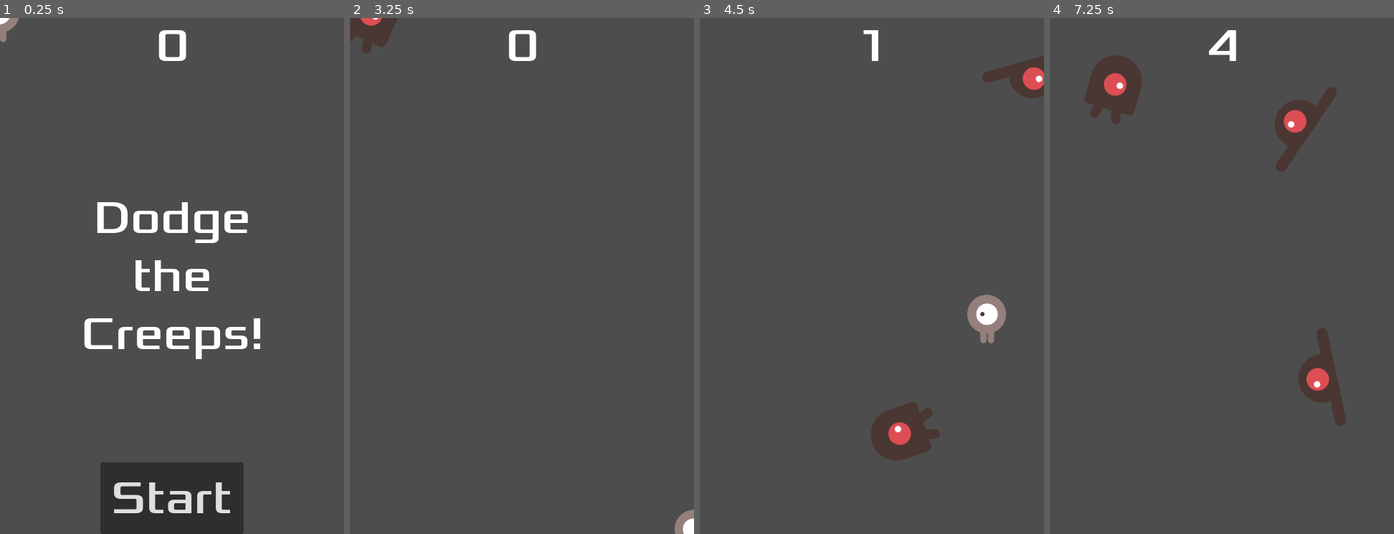
Above: before the commit, frames 1-4 (left to right).
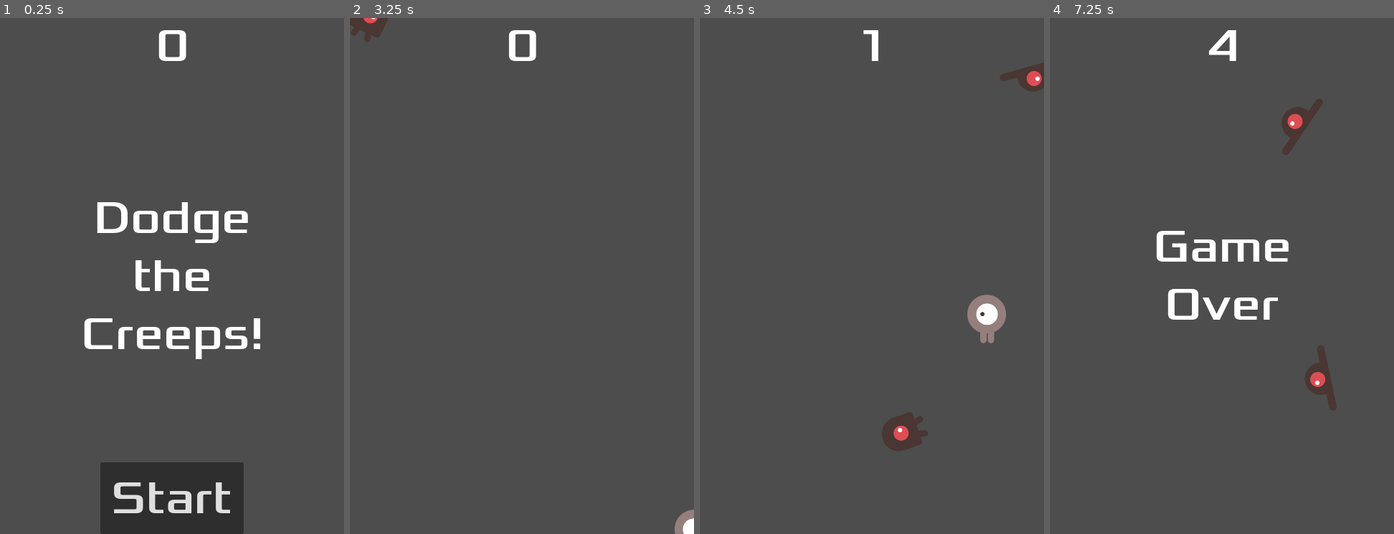
Above: after the commit, the same moments.

Repository: ThomasAstete/juego-2d-godot
Game: Godot game, scene res://Scenes/main.tscn
The game is run twice, just before and just after one commit, with the same random seed, the same clock (stepped at 60 frames per second) and the same inputs.
Inputs:
- Up to frame 1 (0.25 s): no input
- Up to frame 2 (3.25 s): click "Start" at 0.5 s; tap Enter at 1.25 s; hold Right (move_right) 1.28-2.03 s; hold Down (move_down) 2.03-2.78 s; hold Right (move_right) from 2.78 s (still down)
- Up to frame 3 (4.5 s): release Right (move_right) at 3.53 s; hold Up (move_up) 3.53-4.28 s; hold Left (move_left) from 4.28 s (still down)
- Up to frame 4 (7.25 s): release Left (move_left) at 5.78 s; hold Down (move_down) 5.78-6.53 s; hold Right (move_right) from 6.53 s (still down)

The runs differ from the first frame. In frame 1, 0.1% of the frame differs, in the area x 0-6%, y 0-5%; in frame 2, 0.3%; in frame 3, 1.5%; in frame 4, 4.9%, in the area x 10-87%, y 7-80%.

Commit message:
Refactor scene and script naming; add audio features
Standardized naming conventions for scenes and scripts (e.g., HUD, Mob, Player, Main). Added background music and death sound effects to main scene, with logic to play/stop them on game start and game over. Adjusted mob collision shape and sprite scale for better gameplay balance. Fixed player node to hide on ready.

Diff:
--- a/Scenes/HUD.tscn
+++ b/Scenes/HUD.tscn
@@ -1,9 +1,9 @@
 [gd_scene load_steps=3 format=3 uid="uid://c7n5wxgquude4"]
 
-[ext_resource type="Script" uid="uid://8ftso3iaufs6" path="res://Scripts/hud.gd" id="1_jo1ms"]
+[ext_resource type="Script" uid="uid://8ftso3iaufs6" path="res://Scripts/HUD.gd" id="1_jo1ms"]
 [ext_resource type="FontFile" uid="uid://cgi34nejbmrrf" path="res://ui/Xolonium-Regular.ttf" id="2_psnte"]
 
-[node name="Hud" type="CanvasLayer"]
+[node name="HUD" type="CanvasLayer"]
 script = ExtResource("1_jo1ms")
 
 [node name="ScoreLabel" type="Label" parent="."]
--- a/Scenes/Mob.tscn
+++ b/Scenes/Mob.tscn
@@ -1,6 +1,6 @@
 [gd_scene load_steps=11 format=3 uid="uid://dnwoluj15p8c0"]
 
-[ext_resource type="Script" uid="uid://jkkp2n4k4wrb" path="res://Scripts/mob.gd" id="1_spujv"]
+[ext_resource type="Script" uid="uid://jkkp2n4k4wrb" path="res://Scripts/Mob.gd" id="1_spujv"]
 [ext_resource type="Texture2D" uid="uid://scgid3jyvcqj" path="res://Assets/sprites/enemyFlyingAlt_1.png" id="1_u40of"]
 [ext_resource type="Texture2D" uid="uid://7mv717b8tp08" path="res://Assets/sprites/enemyFlyingAlt_2.png" id="2_spujv"]
 [ext_resource type="Texture2D" uid="uid://cfhk32fishv8n" path="res://Assets/sprites/enemySwimming_1.png" id="3_8ivhl"]
@@ -47,8 +47,8 @@
 }]
 
 [sub_resource type="CapsuleShape2D" id="CapsuleShape2D_spujv"]
-radius = 36.0
-height = 90.0
+radius = 20.0
+height = 40.0
 
 [node name="mob" type="RigidBody2D" groups=["mobs"]]
 collision_mask = 0
@@ -58,7 +58,7 @@
 metadata/_edit_group_ = true
 
 [node name="AnimatedSprite2D" type="AnimatedSprite2D" parent="."]
-scale = Vector2(0.75, 0.75)
+scale = Vector2(0.5, 0.5)
 sprite_frames = SubResource("SpriteFrames_shaxa")
 animation = &"Walk"
 frame_progress = 0.9504817
--- a/Scenes/main.tscn
+++ b/Scenes/main.tscn
@@ -1,9 +1,11 @@
-[gd_scene load_steps=6 format=3 uid="uid://djq06upuhtv7g"]
+[gd_scene load_steps=8 format=3 uid="uid://djq06upuhtv7g"]
 
-[ext_resource type="Script" uid="uid://6pylh0bd335j" path="res://Scripts/main.gd" id="1_kln2b"]
-[ext_resource type="PackedScene" uid="uid://b1usfh6ararlb" path="res://Scenes/Player.tscn" id="1_r150o"]
-[ext_resource type="PackedScene" uid="uid://dnwoluj15p8c0" path="res://Scenes/Mob.tscn" id="2_rgh2o"]
-[ext_resource type="PackedScene" uid="uid://c7n5wxgquude4" path="res://Scenes/HUD.tscn" id="4_rgh2o"]
+[ext_resource type="Script" uid="uid://6pylh0bd335j" path="res://Scripts/Main.gd" id="1_rgh2o"]
+[ext_resource type="PackedScene" uid="uid://dnwoluj15p8c0" path="res://Scenes/Mob.tscn" id="2_pbw6q"]
+[ext_resource type="PackedScene" uid="uid://b1usfh6ararlb" path="res://Scenes/Player.tscn" id="3_v1gob"]
+[ext_resource type="PackedScene" uid="uid://c7n5wxgquude4" path="res://Scenes/HUD.tscn" id="4_jw32o"]
+[ext_resource type="AudioStream" uid="uid://l5tdwh1rqtfq" path="res://Assets/Music/House In a Forest Loop.ogg" id="5_v1gob"]
+[ext_resource type="AudioStream" uid="uid://toxyvs4xmui5" path="res://Assets/sfx/gameover.wav" id="6_jw32o"]
 
 [sub_resource type="Curve2D" id="Curve2D_idj7w"]
 _data = {
@@ -12,8 +14,8 @@
 point_count = 4
 
 [node name="Main" type="Node"]
-script = ExtResource("1_kln2b")
-mob_scene = ExtResource("2_rgh2o")
+script = ExtResource("1_rgh2o")
+mob_scene = ExtResource("2_pbw6q")
 
 [node name="MobTimer" type="Timer" parent="."]
 wait_time = 0.5
@@ -33,12 +35,20 @@
 [node name="MobSpawnLocation" type="PathFollow2D" parent="MobPath"]
 position = Vector2(0, -1)
 
-[node name="Player" parent="." instance=ExtResource("1_r150o")]
+[node name="Player" parent="." instance=ExtResource("3_v1gob")]
 disable_mode = 2
 
-[node name="HUD" parent="." instance=ExtResource("4_rgh2o")]
+[node name="HUD" parent="." instance=ExtResource("4_jw32o")]
+
+[node name="Music" type="AudioStreamPlayer2D" parent="."]
+stream = ExtResource("5_v1gob")
+parameters/looping = true
+
+[node name="DeathSound" type="AudioStreamPlayer2D" parent="."]
+stream = ExtResource("6_jw32o")
 
 [connection signal="timeout" from="MobTimer" to="." method="_on_mob_timer_timeout"]
 [connection signal="timeout" from="ScoreTimer" to="." method="_on_score_timer_timeout"]
 [connection signal="timeout" from="StartTimer" to="." method="_on_start_timer_timeout"]
+[connection signal="hit" from="Player" to="." method="game_over"]
 [connection signal="start_game" from="HUD" to="." method="new_game"]
--- a/Scenes/player.tscn
+++ b/Scenes/player.tscn
@@ -1,6 +1,6 @@
 [gd_scene load_steps=8 format=3 uid="uid://b1usfh6ararlb"]
 
-[ext_resource type="Script" uid="uid://d0ms2pq1320q3" path="res://Scripts/player.gd" id="1_fkybt"]
+[ext_resource type="Script" uid="uid://d0ms2pq1320q3" path="res://Scripts/Player.gd" id="1_fkybt"]
 [ext_resource type="Texture2D" uid="uid://cabadxwopia8y" path="res://Assets/sprites/playerGrey_up1.png" id="1_vgqql"]
 [ext_resource type="Texture2D" uid="uid://djb1t8qovybvv" path="res://Assets/sprites/playerGrey_up2.png" id="2_fkybt"]
 [ext_resource type="Texture2D" uid="uid://b4yo16sodaek2" path="res://Assets/sprites/playerGrey_walk1.png" id="3_x3wgy"]
--- a/Scripts/main.gd
+++ b/Scripts/main.gd
@@ -7,12 +7,15 @@
 	$ScoreTimer.stop()
 	$MobTimer.stop()
 	$HUD.show_game_over()
+	$Music.stop()
+	$DeathSound.play()
 
 func new_game():
 	$Player.start($StartPosition.position)
 	$StartTimer.start()
 	$HUD.update_score(score)
 	$HUD.show_message("Get Ready")
+	$Music.play()
 	get_tree().call_group("mobs", "queue_free")
 
 func _on_mob_timer_timeout():
--- a/Scripts/player.gd
+++ b/Scripts/player.gd
@@ -11,7 +11,7 @@
 
 func _ready():
 	screen_size = get_viewport_rect().size
-	#hide()
+	hide()
 func _process(delta):
 	var velocity = Vector2.ZERO # The player's movement vector.
 	if Input.is_action_pressed("move_right"):
